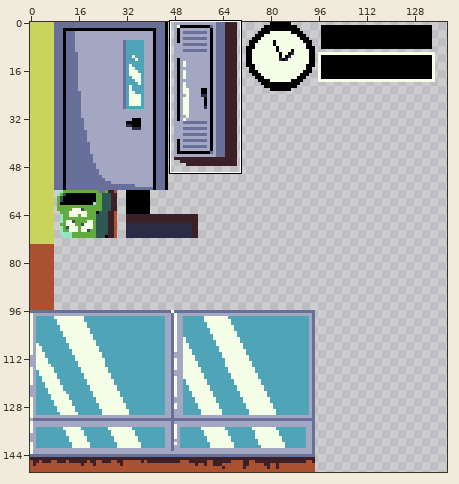
File history of a pixel-art file, Concept/tilemap.aseprite. Above: a wide view before the commit, with the close-up outlined.
Close-up. As it was:
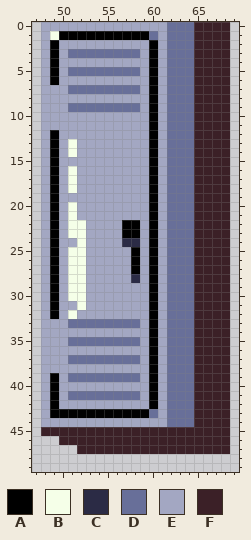
150x150 pixels, 1 frame. Shown: x 47..69, y 0..49. The wide view leaves out empty margins. The commit also changed other parts of the picture, which this record leaves out.
Palette (. is transparent): A #000000  B #f5ffe8  C #2b2b45  D #686f99  E #a3a7c2  F #3b2027
Pixels before, first column x 48:
 0 EEEEEEEEEEEEEEDDDFFFF
 1 EBAAAAAAAAAADEDDDFFFF
 2 EAEEEEEEEEEEAEDDDFFFF
 3 EAEDDDDDDDDEAEDDDFFFF
 4 EAEEEEEEEEEEAEDDDFFFF
 5 EAEDDDDDDDDEAEDDDFFFF
 6 EAEEEEEEEEEEAEDDDFFFF
 7 EEEDDDDDDDDEAEDDDFFFF
 8 EEEEEEEEEEEEAEDDDFFFF
 9 EEEDDDDDDDDEAEDDDFFFF
10 EEEEEEEEEEEEAEDDDFFFF
11 EEEEEEEEEEEEAEDDDFFFF
12 EAEEEEEEEEEEAEDDDFFFF
13 EAEBEEEEEEEEAEDDDFFFF
14 EAEBEEEEEEEEAEDDDFFFF
15 EAEEEEEEEEEEAEDDDFFFF
16 EAEBEEEEEEEEAEDDDFFFF
17 EAEBEEEEEEEEAEDDDFFFF
18 EAEBEEEEEEEEAEDDDFFFF
19 EAEEEEEEEEEEAEDDDFFFF
20 EAEBEEEEEEEEAEDDDFFFF
21 EAEBEEEEEEEEAEDDDFFFF
22 EAEBBEEEEAAEAEDDDFFFF
23 EAEBBEEEEAAEAEDDDFFFF
24 EAEEBEEEECCEAEDDDFFFF
25 EAEBBEEEEEAEAEDDDFFFF
26 EAEBBEEEEEAEAEDDDFFFF
27 EAEBBEEEEEAEAEDDDFFFF
28 EAEBBEEEEECEAEDDDFFFF
29 EAEBBEEEEEEEAEDDDFFFF
30 EAEBBEEEEEEEAEDDDFFFF
31 EAEEBEEEEEEEAEDDDFFFF
32 EAEBEEEEEEEEAEDDDFFFF
33 EEEDDDDDDDDEAEDDDFFFF
34 EEEEEEEEEEEEAEDDDFFFF
35 EEEDDDDDDDDEAEDDDFFFF
36 EEEEEEEEEEEEAEDDDFFFF
37 EEEDDDDDDDDEAEDDDFFFF
38 EEEEEEEEEEEEAEDDDFFFF
39 EAEDDDDDDDDEAEDDDFFFF
40 EAEEEEEEEEEEAEDDDFFFF
41 EAEDDDDDDDDEAEDDDFFFF
42 EAEEEEEEEEEEAEDDDFFFF
43 EAAAAAAAAAAADEDDDFFFF
44 EEEEEEEEEEEEEEDDDFFFF
45 FFFFFFFFFFFFFFFFFFFFF
46 ..FFFFFFFFFFFFFFFFFFF
47 ....FFFFFFFFFFFFFFFFF
And afterwards:
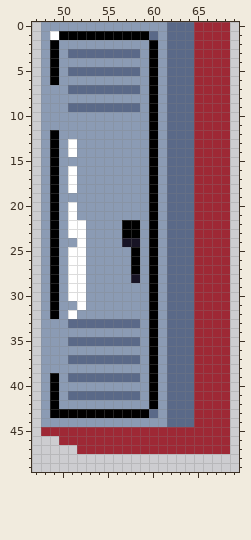
Difference:
Colour B changes from #f5ffe8 to #ffffff.
Colour C changes from #2b2b45 to #181425.
Colour D changes from #686f99 to #5a6988.
Colour E changes from #a3a7c2 to #8b9bb4.
Colour F changes from #3b2027 to #9e2835.
